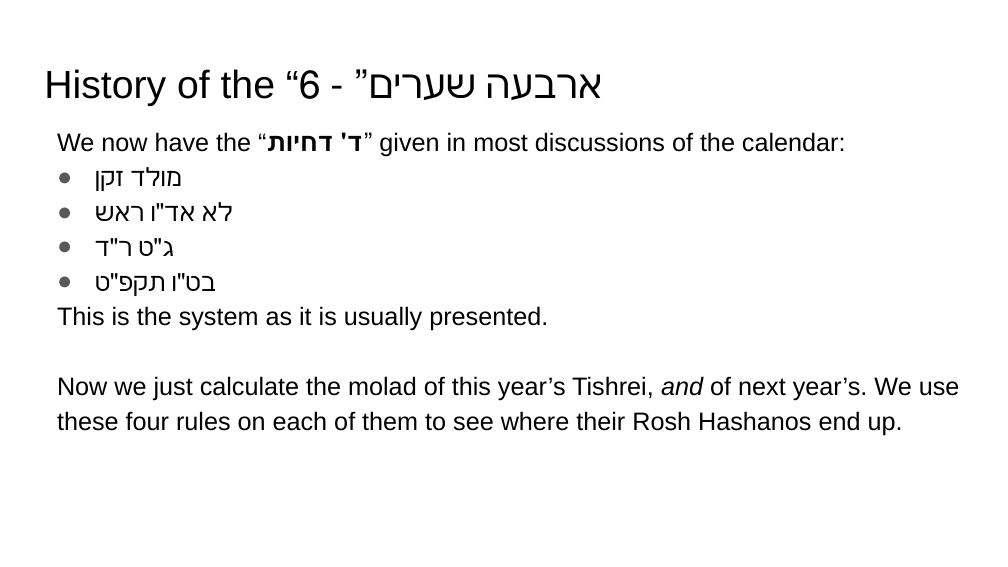
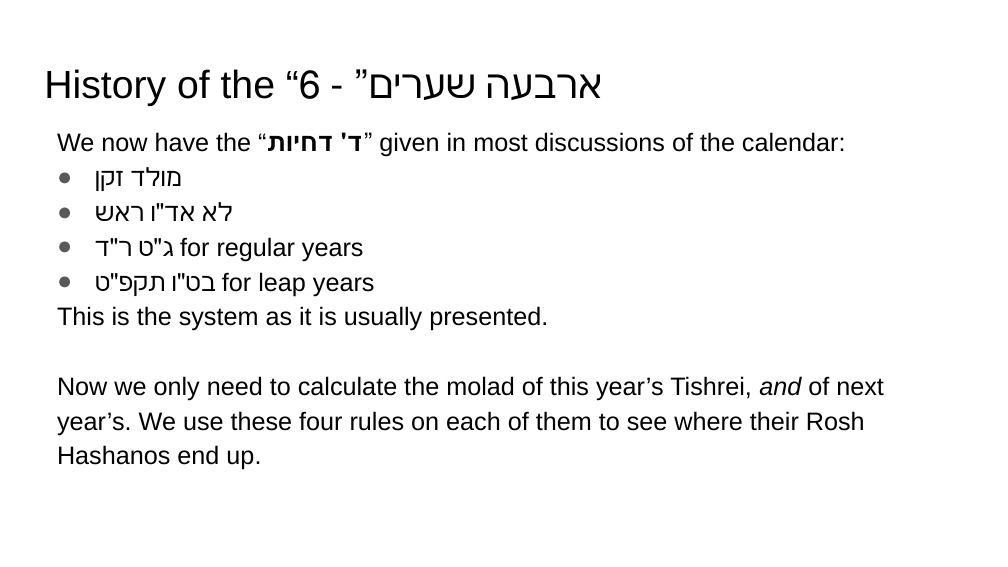
Before and after one commit to MichoelR/Keviyus, a slide deck: slide 11 of FourGates/FourGates.pptx. Drawn at 1008x567 pixels with LibreOffice and Linux fonts; fonts in the diff are those of the drawing. Boxes give left, top, right and bottom in pixels: in the first picture for what was removed or moved away, otherwise in the second. Text is boxed around its words. In the diff, an @@ line names an element or a change of style, - is before the commit and + after.

```diff
--- a/FourGates/FourGates.pptx
+++ b/FourGates/FourGates.pptx
@@ text at bbox=[138, 237, 375, 296]: text changed @@
-● ג"ט ר"ד
-● בט"ו תקפ"ט
+● ג"ט ר"ד for regular years
+● בט"ו תקפ"ט for leap years
@@ text at bbox=[57, 376, 884, 470]: text changed @@
-Now we just calculate the molad of this year’s Tishrei, and of next year’s. We use these four rules on each of them to see where their Rosh Hashanos end up.
+Now we only need to calculate the molad of this year’s Tishrei, and of next year’s. We use these four rules on each of them to see where their Rosh Hashanos end up.
```
Also in this commit, not shown: 14 other slides changed.
